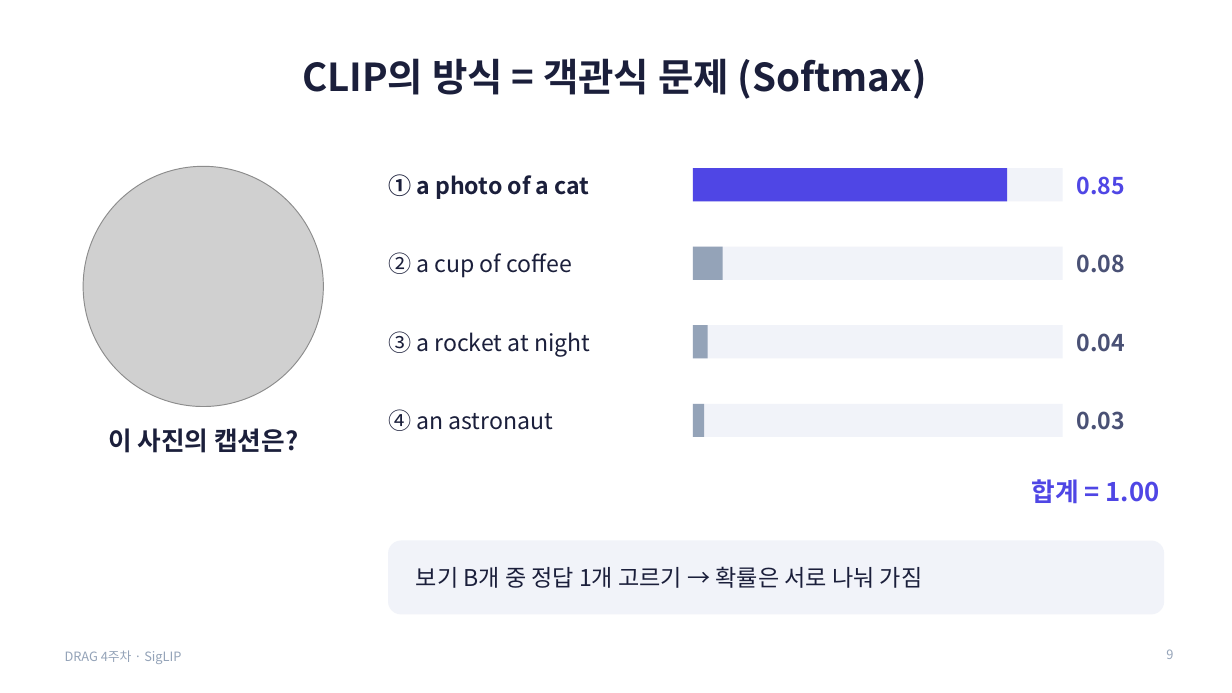
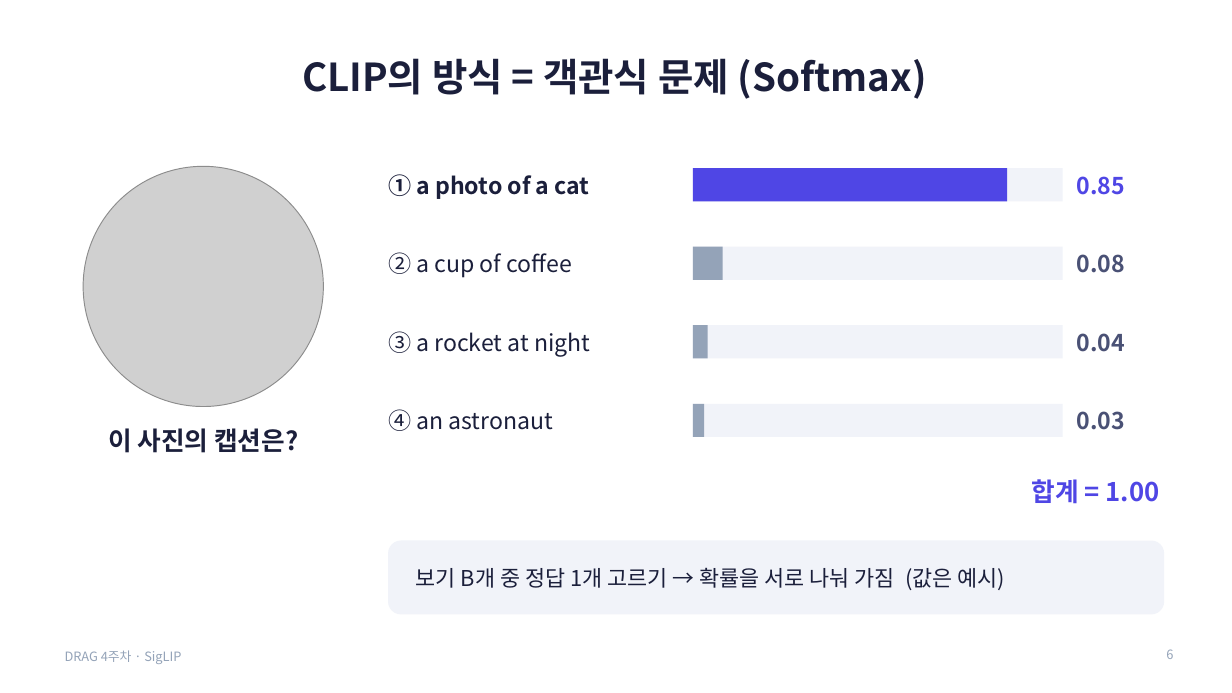
Before and after one commit to gaeun-k/DRAG, a slide deck: slide 6 of week4-siglip/김가은/SigLIP_4주차_발표.pptx (slide 9 before the commit). Drawn at 1232x693 pixels with LibreOffice and Linux fonts; fonts in the diff are those of the drawing; grey boxes stand for pictures. Boxes give left, top, right and bottom in pixels: in the first picture for what was removed or moved away, otherwise in the second. Text is boxed around its words. In the diff, an @@ line names an element or a change of style, - is before the commit and + after.

```diff
--- a/week4-siglip/김가은/SigLIP_4주차_발표.pptx
+++ b/week4-siglip/김가은/SigLIP_4주차_발표.pptx
@@ text at [416,567,1006,590]: text changed; size 18 to 17 pt @@
-보기 B개 중 정답 1개 고르기 → 확률은 서로 나눠 가짐
+보기 B개 중 정답 1개 고르기 → 확률을 서로 나눠 가짐 (값은 예시)
```
Also in this commit, not shown: 12 other slides changed, 5 slides added, 17 slides removed.
